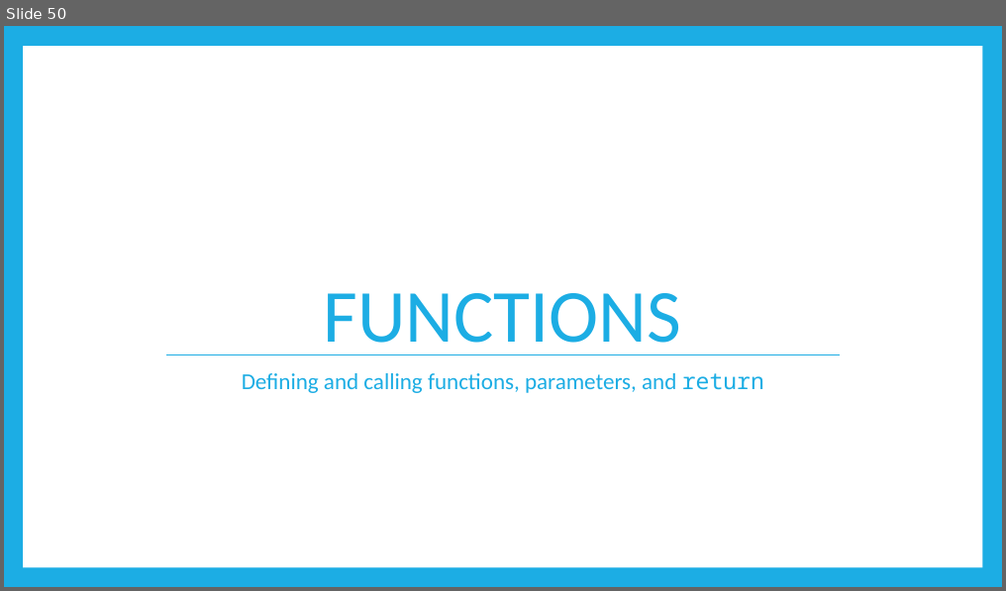
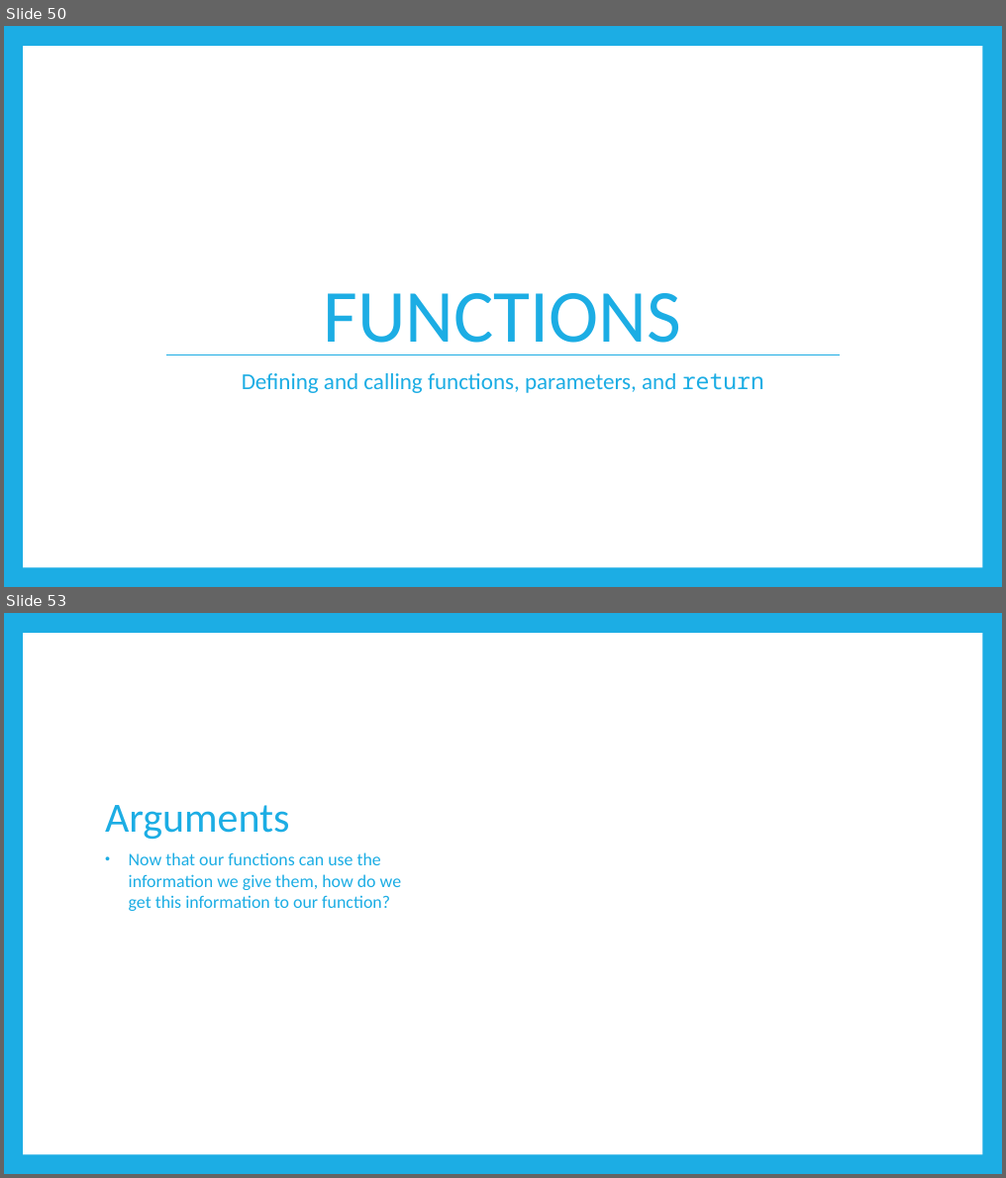
Before and after one commit to TristinSchlauch11/code-ninjas-python, a slide deck: Intro to Python.pptx. Shown one above the other, each under a label of ours: slide 50 before the commit, slides 50 and 53 after it; the slides between them are not shown. The pictures are 1006x591 and 1006x1178 pixels, drawn with LibreOffice and Linux fonts; fonts in the diff are those of the drawing. Boxes give left, top, right and bottom in pixels: in the first picture for what was removed or moved away, otherwise in the second. Text is boxed around its words. In the diff, an @@ line names an element or a change of style, - is before the commit and + after.

```diff
--- a/Intro to Python.pptx
+++ b/Intro to Python.pptx
@@ slide 53 added at (4,613,1002,1174), background #1CADE4; not listed: 1 template element that a slide beside it also shows @@
@@ title added at (105,805,290,840), 40 pt, text #1CADE4 @@
+Arguments
@@ text added at (129,853,402,911), 17 pt, text #1CADE4 @@
+• Now that our functions can use the information we give them, how do we get this information to our function?
```
Also in this commit, not shown: 3 other slides added, 1 other file.
